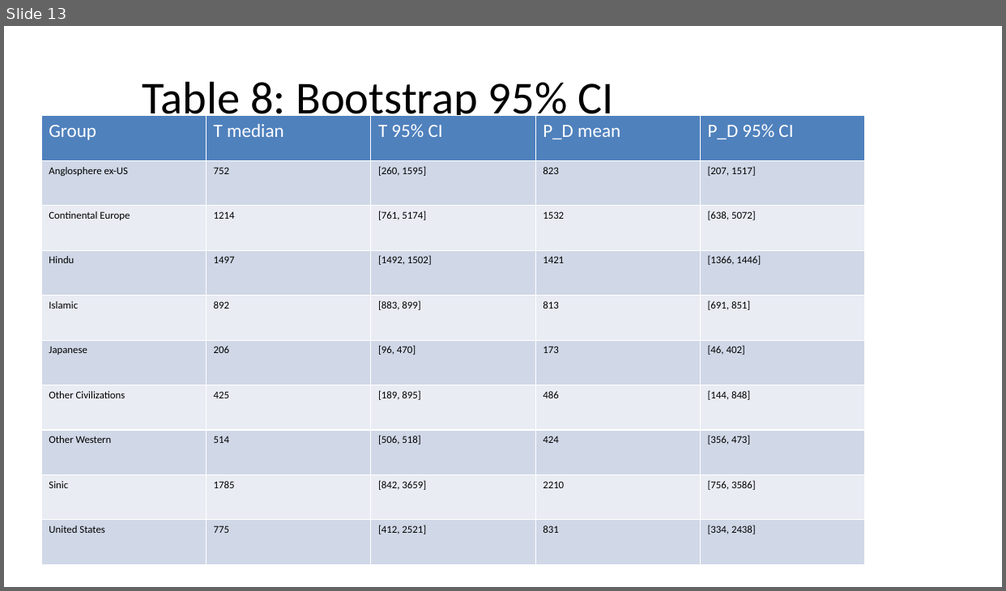
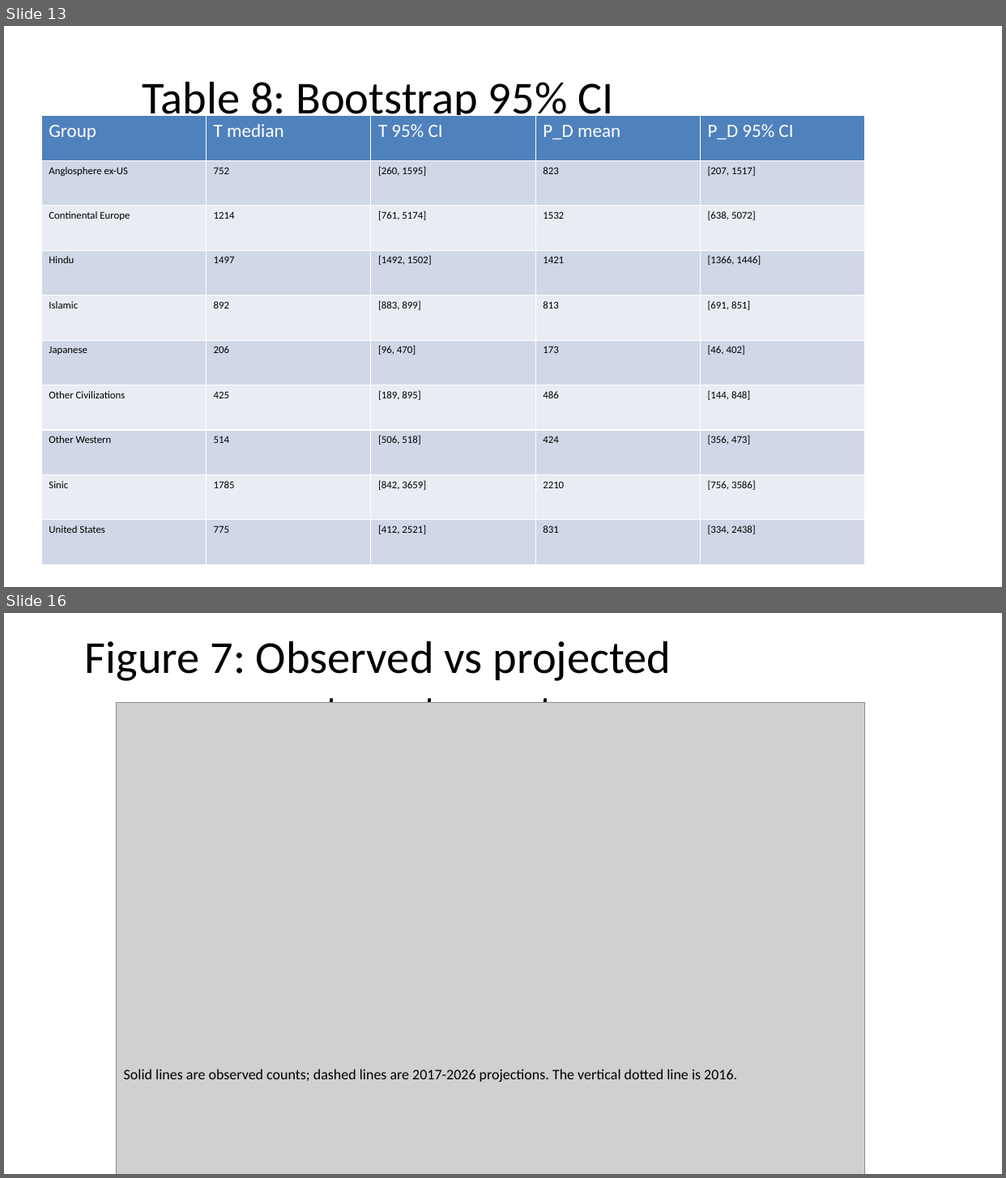
Before and after one commit to bougtoir/heat-accidents-mortality, a slide deck: researcher_mobility_ode/docs/manuscript_full_article_figures.pptx. Shown one above the other, each under a label of ours: slide 13 before the commit, slides 13 and 16 after it; the slides between them are not shown. The pictures are 1006x591 and 1006x1178 pixels, drawn with LibreOffice and Linux fonts; fonts in the diff are those of the drawing; grey boxes stand for pictures. Boxes give left, top, right and bottom in pixels: in the first picture for what was removed or moved away, otherwise in the second. Text is boxed around its words. In the diff, an @@ line names an element or a change of style, - is before the commit and + after.

```diff
--- a/researcher_mobility_ode/docs/manuscript_full_article_figures.pptx
+++ b/researcher_mobility_ode/docs/manuscript_full_article_figures.pptx
@@ slide 16 added at bbox=[4, 613, 1002, 1174], background #FFFFFF @@
@@ title added at bbox=[85, 641, 671, 703], 44 pt, text #000000 @@
+Figure 7: Observed vs projected compartment counts
@@ picture added at bbox=[117, 703, 865, 1174] @@
@@ text added at bbox=[124, 1069, 737, 1082], 14 pt, text #000000 @@
+Solid lines are observed counts; dashed lines are 2017-2026 projections. The vertical dotted line is 2016.
```
Also in this commit, not shown: 6 other slides added, 7 other files.
